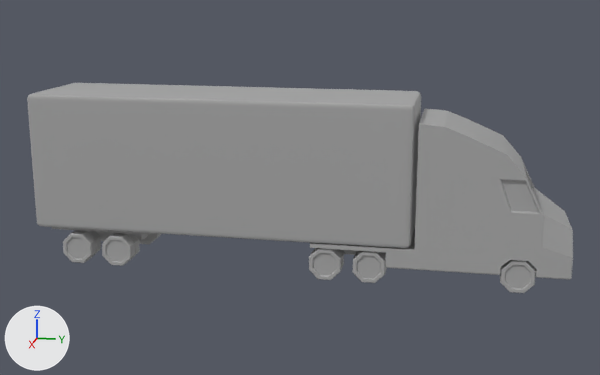
A saved change to the FBX model Modeling/Environment/SemiTruck.fbx.
Both versions are drawn from a camera (50 mm lens) standing at (14.04, 2.72, 4.89) and looking at (0.02, -0.09, 1.39). Every picture has the same lights, and +X, +Y and +Z are marked at lower left. The first picture is the older version. Where no turn or scale is listed for an object, it has been applied to the vertices.

The first picture shows 'SemiTruckBack', 'SemiTruckFront'.
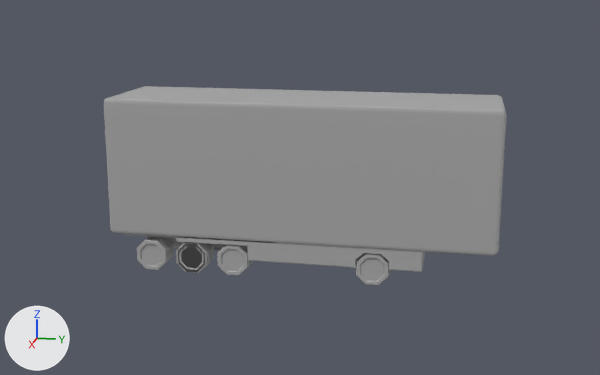
Edits to the bpy script that builds the scene:
```text
Change me_mesh_001:
    used by ob_semitruckfront; location = (0.0, 2.36, 1.36)
    remove me_mesh_001.from_pydata(...)  # 1112 vertices, 1134 faces; spans x -0.87..0.87, y -2.14..2.14, z -1.36..1.36
    add me_mesh_001.from_pydata(...)  # 1112 vertices, 1134 faces; spans x -0.87..0.87, y -2.14..2.14, z -0.04..2.69
    me_mesh_001 part 5: the loose piece of 242 vertices spanning x -0.85..0.85, y -2.14..-1.59, z -1.36..-0.82 is moved by (0.0, 0.0, 1.33)
    me_mesh_001 part 6: the loose piece of 242 vertices spanning x -0.85..0.85, y -1.39..-0.84, z -1.36..-0.82 is moved by (0.0, 0.0, 1.33)
    me_mesh_001 part 7: the loose piece of 50 vertices spanning x 0.65..0.85, y 1.04..1.58, z -1.36..-0.82 is moved by (0.0, 0.0, 1.33)
    me_mesh_001 part 8: 524 vertices removed from x -0.87..0.87, y -2.11..2.14, z -1.08..1.36; 524 vertices added at x -0.87..0.87, y -2.11..2.14, z 0.25..2.69
    other edits to the shape of me_mesh_001 do not show in these pictures
Change me_mesh:
    used by ob_semitruckback; location = (0.0, -1.41, 1.52)
    remove me_mesh.from_pydata(...)  # 568 vertices, 576 faces; spans x -0.91..0.91, y -3.34..3.34, z -1.52..1.52
    add me_mesh.from_pydata(...)  # 568 vertices, 576 faces; spans x -0.91..0.91, y -3.34..3.34, z -0.04..3.0
    me_mesh part 1: the loose piece of 56 vertices spanning x -0.91..0.91, y -3.34..3.34, z -0.88..1.52 is moved by (0.0, 0.0, 1.48)
    me_mesh part 2: the loose piece of 28 vertices spanning x -0.69..0.69, y -3.14..-1.29, z -1.23..-0.88 is moved by (0.0, 0.0, 1.48)
    me_mesh part 3: the loose piece of 242 vertices spanning x -0.85..0.85, y -2.11..-1.57, z -1.52..-0.98 is moved by (0.0, 0.0, 1.48)
    me_mesh part 4: the loose piece of 242 vertices spanning x -0.85..0.85, y -2.86..-2.32, z -1.52..-0.98 is moved by (0.0, 0.0, 1.48)
Change ob_semitruckfront:
    ob_semitruckfront.location: (0.0, 2.36, 1.36) -> (0.0, 0.0, 0.0)
Change ob_semitruckback:
    ob_semitruckback.location: (0.0, -1.41, 1.52) -> (0.0, 0.0, 0.0)
```

What differs and where, as boxes (x1, y1, x2, y2) in the pictures (600 x 375 px; the box of a moved part takes in the faces that stretch with it):
'SemiTruckBack', reshaped, moved
    before: (27, 83, 421, 266)
    after: (104, 86, 507, 273)
'SemiTruckFront', reshaped, moved
    before: (309, 108, 573, 293)
    after: (176, 237, 425, 285)
part 1 of me_mesh, moved or reshaped
    before: (27, 83, 421, 248)
    after: (104, 86, 507, 256)
part 2 of me_mesh, moved or reshaped
    before: (52, 227, 151, 241)
    after: (125, 233, 215, 246)
part 3 of me_mesh, moved or reshaped
    before: (102, 233, 161, 266)
    after: (178, 242, 222, 273)
part 4 of me_mesh, moved or reshaped
    before: (63, 230, 106, 263)
    after: (137, 237, 181, 270)
part 5 of me_mesh_001, moved or reshaped
    before: (309, 248, 344, 280)
    after: (176, 242, 220, 273)
part 6 of me_mesh_001, moved or reshaped
    before: (353, 251, 387, 283)
    after: (217, 245, 253, 276)
part 7 of me_mesh_001, moved or reshaped
    before: (500, 260, 536, 293)
    after: (356, 253, 389, 285)
part 8 of me_mesh_001, moved or reshaped
    before: (310, 108, 573, 280)
    after: (176, 237, 425, 272)
